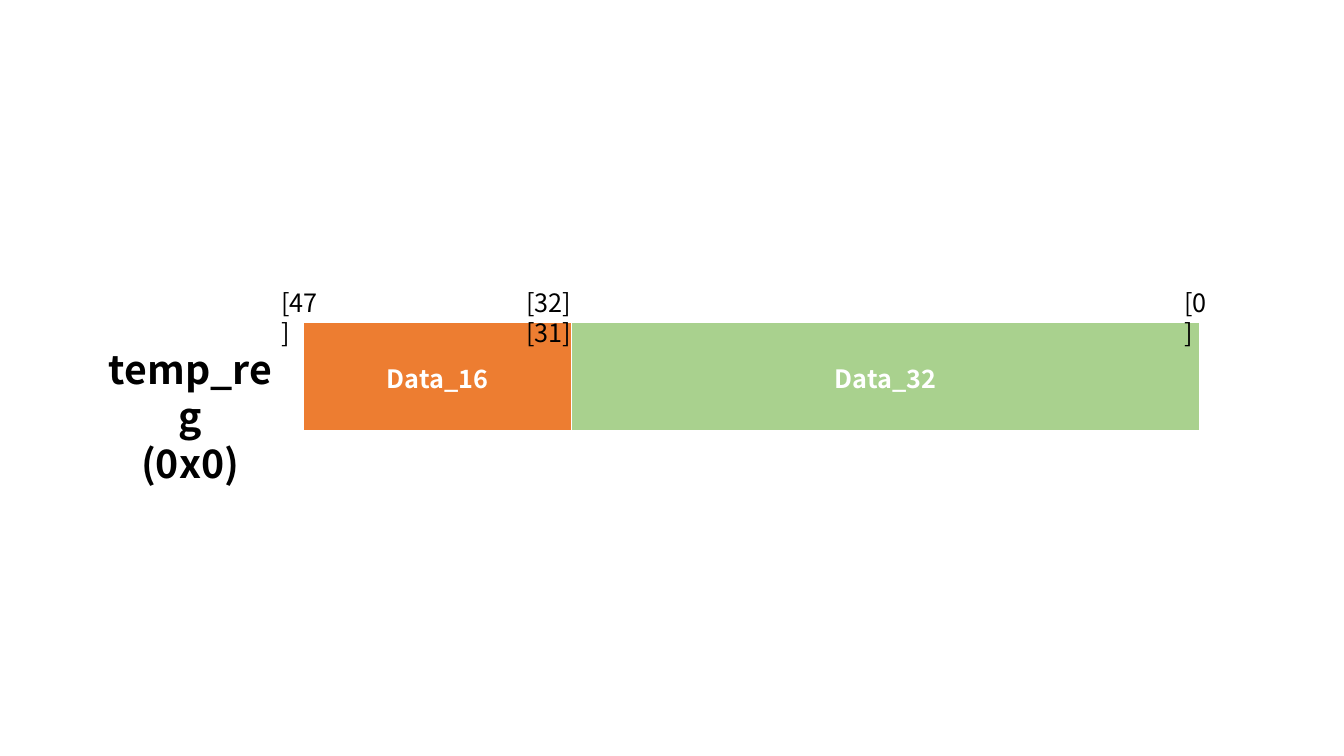
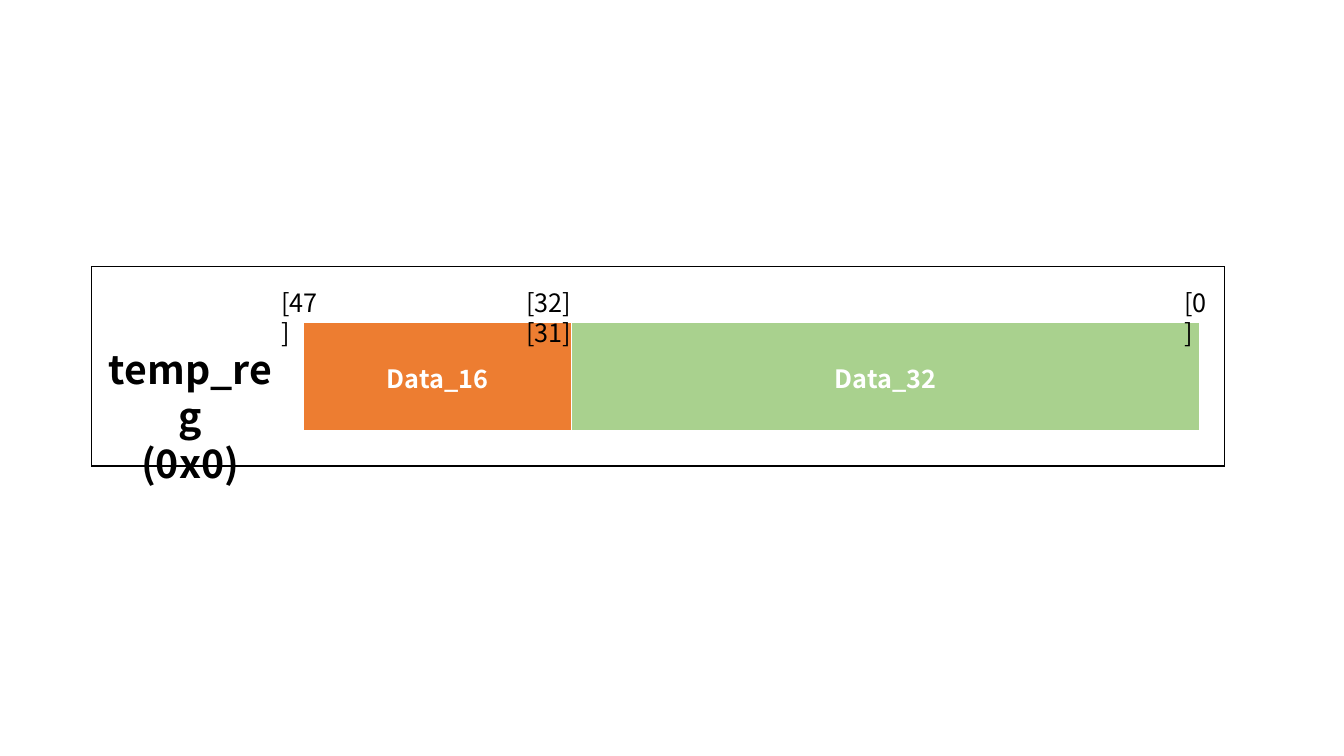
Before and after one commit to JongSeob/Project-UVM, a slide deck: slide 2 of Jongseob/predictor_collision_test/resource/predictor_collision_test_block_diagram.pptx. Drawn at 1344x756 pixels with LibreOffice and Linux fonts; fonts in the diff are those of the drawing. Boxes give left, top, right and bottom in pixels: in the first picture for what was removed or moved away, otherwise in the second. Text is boxed around its words. In the diff, an @@ line names an element or a change of style, - is before the commit and + after.

```diff
--- a/Jongseob/predictor_collision_test/resource/predictor_collision_test_block_diagram.pptx
+++ b/Jongseob/predictor_collision_test/resource/predictor_collision_test_block_diagram.pptx
@@ rectangle added at (x1=92, y1=266, x2=1225, y2=466), fill #FFFFFF, outline #000000 1 pt @@
```
Also in this commit, not shown: 1 other slide changed.
